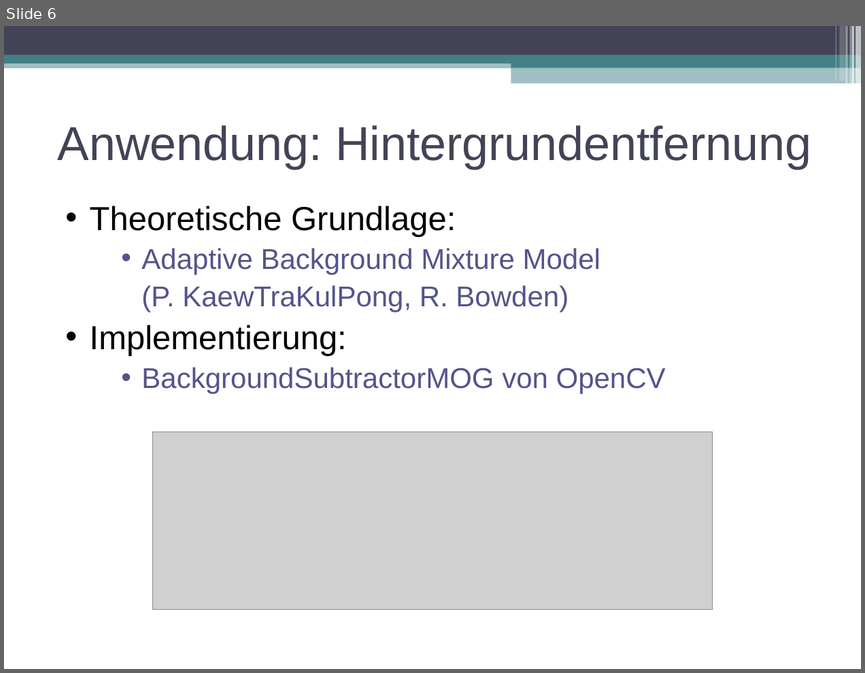
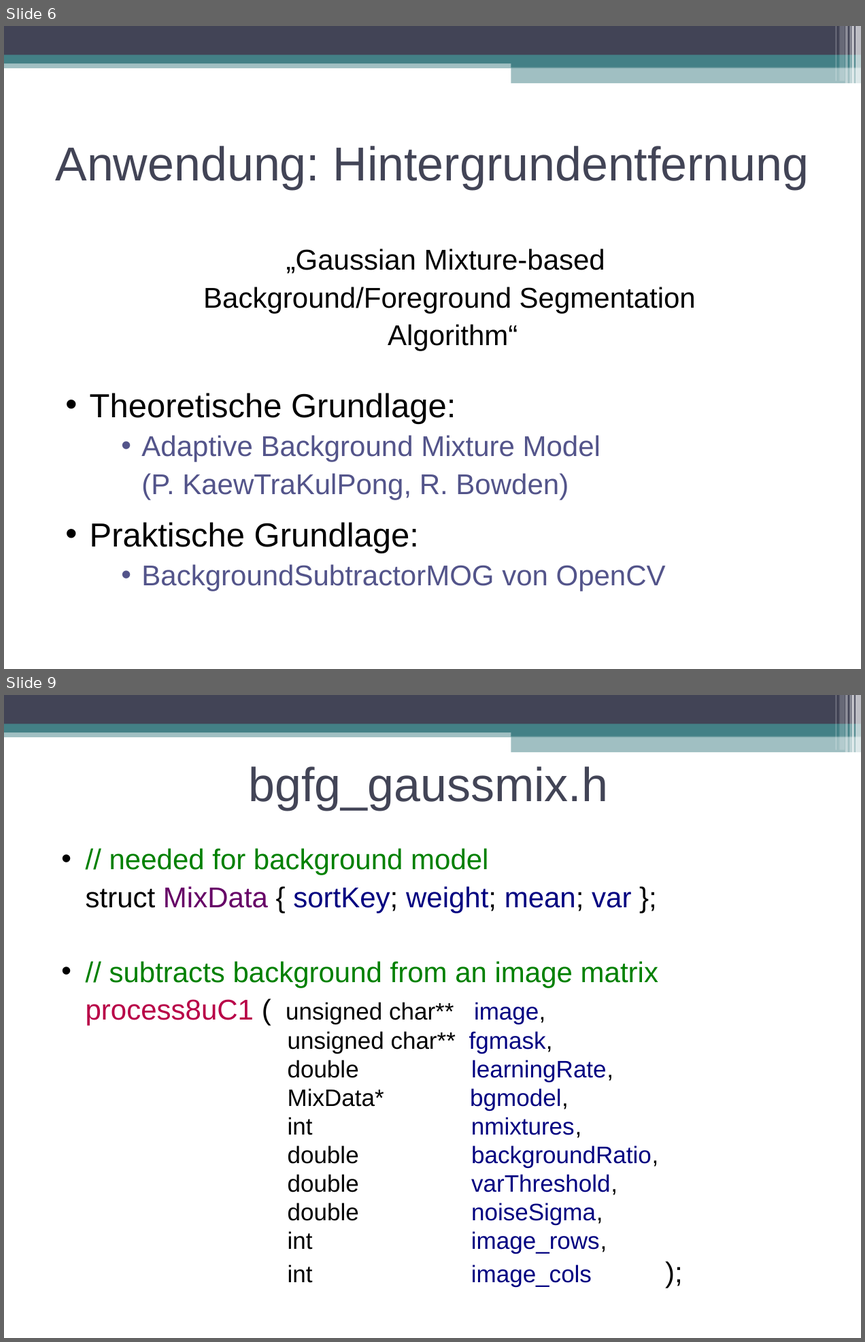
Before and after one commit to swp2013riot/riot-opencv-port, a slide deck: doc/final_presentation.odp. Shown one above the other, each under a label of ours: slide 6 before the commit, slides 6 and 9 after it; the slides between them are not shown. The pictures are 865x673 and 865x1342 pixels, drawn with LibreOffice and Linux fonts; fonts in the diff are those of the drawing; grey boxes stand for pictures. Boxes give left, top, right and bottom in pixels: in the first picture for what was removed or moved away, otherwise in the second. Text is boxed around its words. In the diff, an @@ line names an element or a change of style, - is before the commit and + after.

```diff
--- a/doc/final_presentation.odp
+++ b/doc/final_presentation.odp
@@ slide 9 added at (4,695,861,1338), background #FFFFFF; not listed: 11 template elements that a slide beside it also shows @@
@@ title added at (248,766,608,811), 40 pt, text #424456 @@
+bgfg_gaussmix.h
@@ text added at (86,848,658,1287), 20 pt, text #000080 @@
+• // needed for background model
+struct MixData { sortKey; weight; mean; var };
+• // subtracts background from an image matrix
+process8uC1 ( unsigned char** image,
+            unsigned char** fgmask,
+        double learningRate,
+        MixData* bgmodel,
+        int nmixtures,
+        double backgroundRatio,
+        double varThreshold,
+        double noiseSigma,
+        int image_rows,
+        int image_cols );
@@ slide 6 changed as well @@
@@ title "Anwendung: Hintergrundentfernung": place and size @@
-title "Anwendung: Hintergrundentfernung" at (58,125,811,169)
+title "Anwendung: Hintergrundentfernung" at (55,146,809,189)
@@ text "„Gaussian Mixture-based": place and size @@
-text "„Gaussian Mixture-based" at (90,206,666,393)
+text "„Gaussian Mixture-based" at (90,248,696,591)
@@ text at (203,248,696,351): paragraphs added @@
+„Gaussian Mixture-based
+Background/Foreground Segmentation
+Algorithm“
@@ picture removed at (152,431,712,609) @@
@@ text at (141,473,568,499): more space between paragraphs @@
@@ text at (90,522,419,553): text changed @@
-• Implementierung:
+• Praktische Grundlage:
```
Also in this commit, not shown: 5 other slides changed, 3 other slides added, 1 slide removed.
